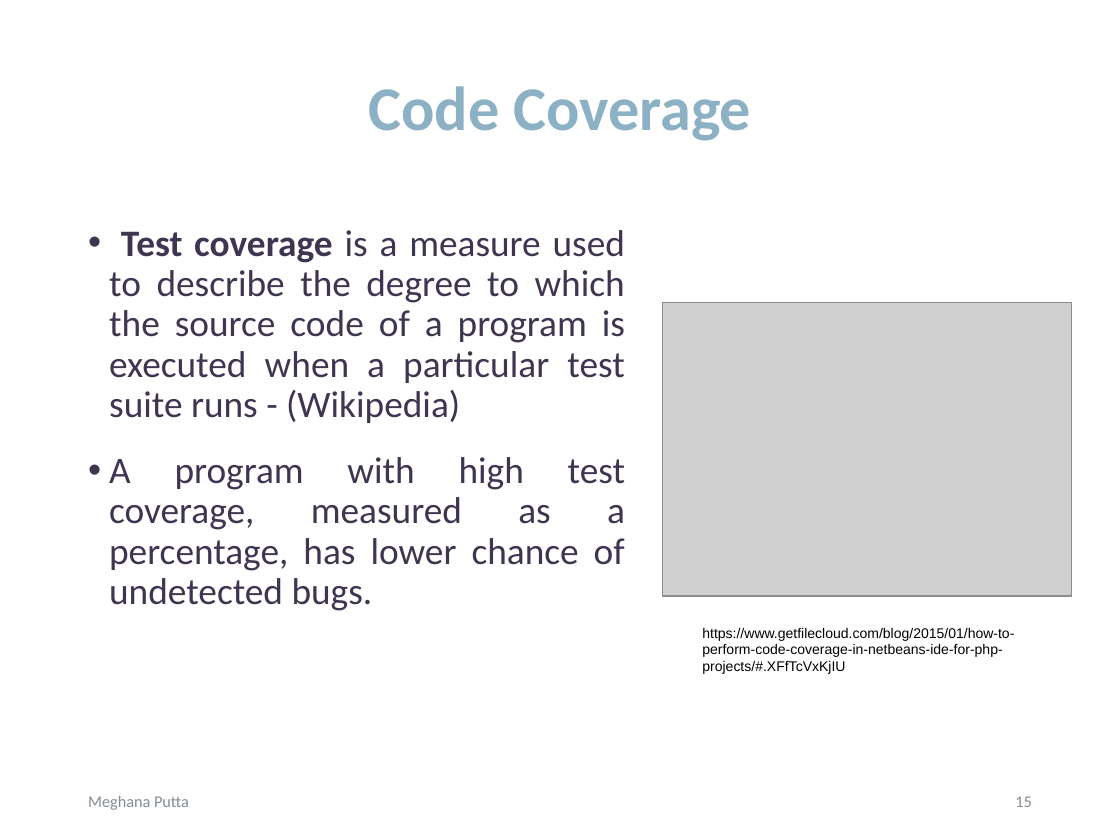
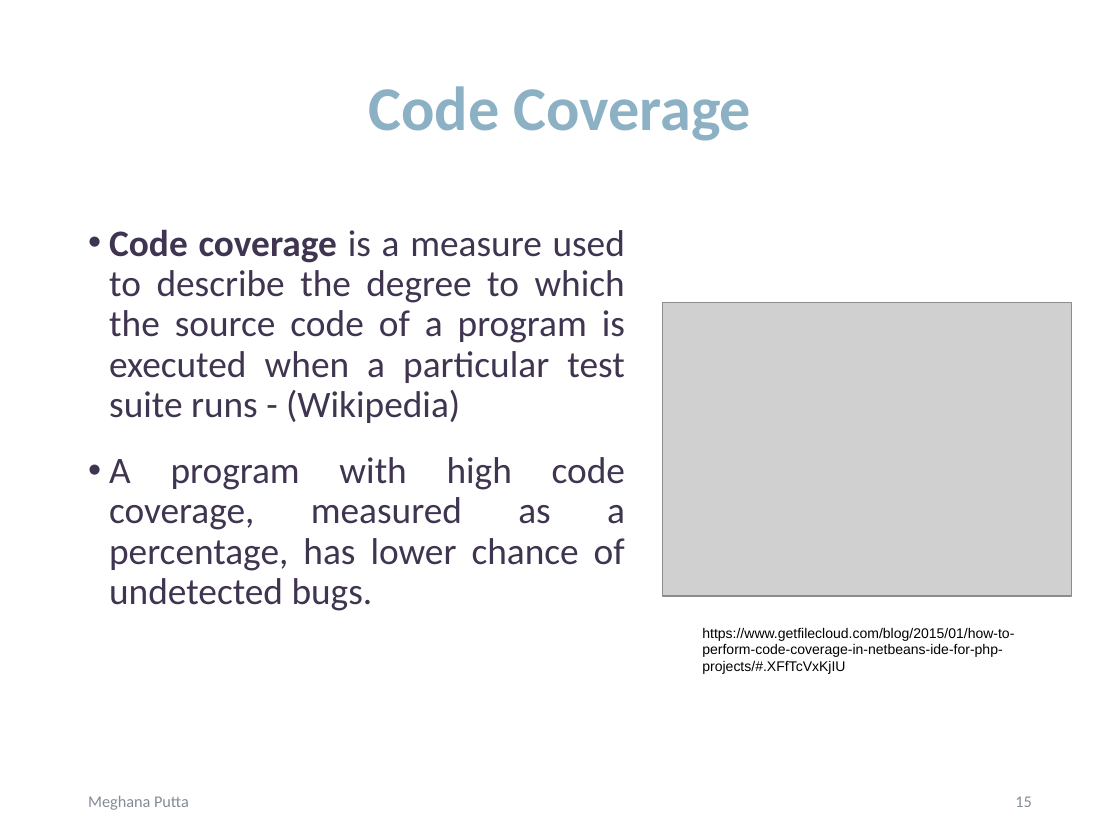
Before and after one commit to NilanthaD/44663-01_WS02_ImplementingUnitTests, a slide deck: slide 15 of Raptors Team PPT.pptx. Drawn at 1120x840 pixels with LibreOffice and Linux fonts; fonts in the diff are those of the drawing; grey boxes stand for pictures. Boxes give left, top, right and bottom in pixels: in the first picture for what was removed or moved away, otherwise in the second. Text is boxed around its words. In the diff, an @@ line names an element or a change of style, - is before the commit and + after.

Commit message:
update

```diff
--- a/Raptors Team PPT.pptx
+++ b/Raptors Team PPT.pptx
@@ text at bbox=[109, 229, 625, 611]: text changed @@
-• Test coverage is a measure used to describe the degree to which the source code of a program is executed when a particular test suite runs - (Wikipedia)
-• A program with high test coverage, measured as a percentage, has lower chance of undetected bugs.
+• Code coverage is a measure used to describe the degree to which the source code of a program is executed when a particular test suite runs - (Wikipedia)
+• A program with high code coverage, measured as a percentage, has lower chance of undetected bugs.
```
